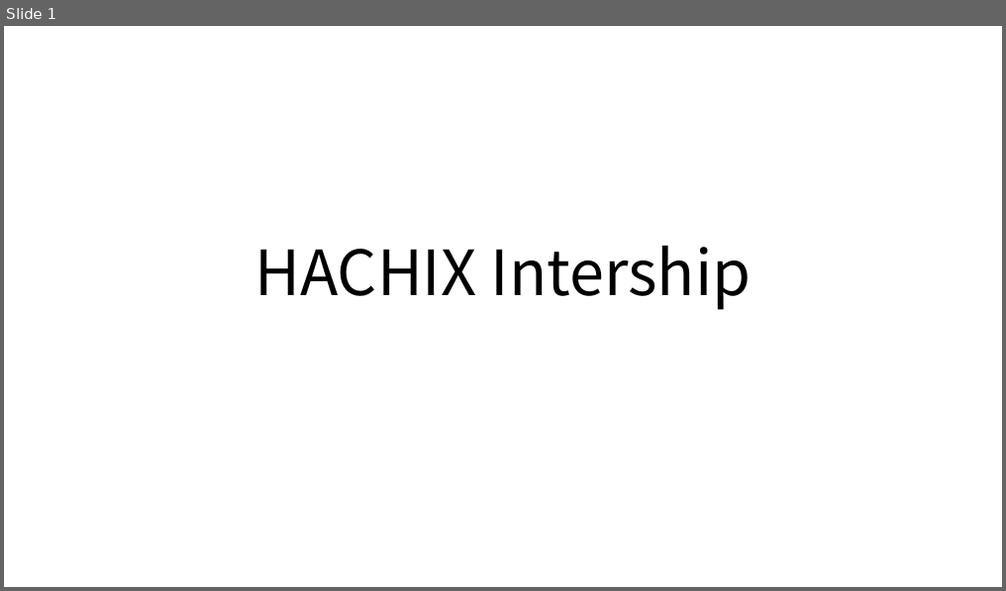
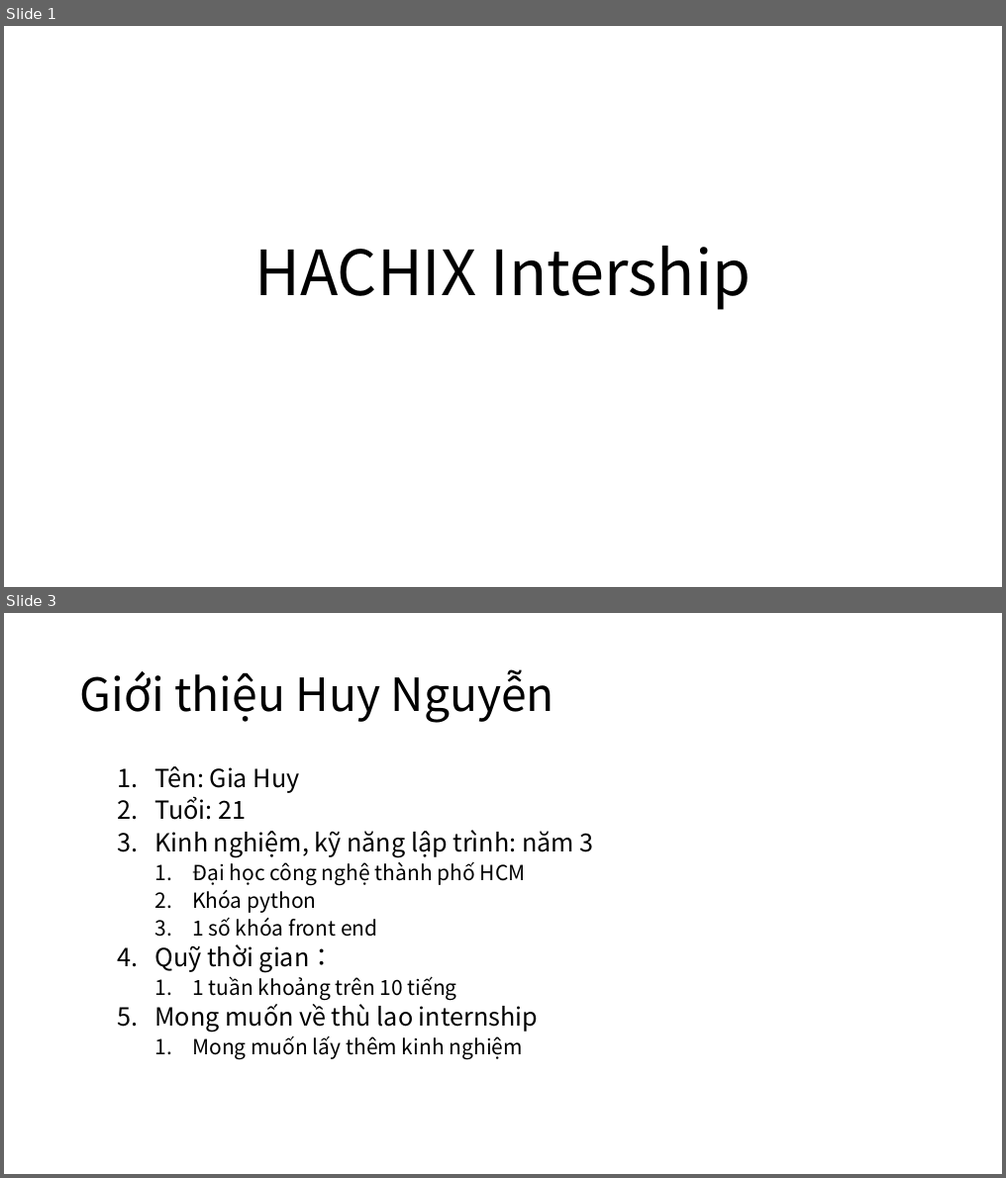
Before and after one commit to makotovnjp/Talent5PythonFlask, a slide deck: doc/Intership.pptx. Shown one above the other, each under a label of ours: slide 1 before the commit, slides 1 and 3 after it; the slides between them are not shown. The pictures are 1006x591 and 1006x1178 pixels, drawn with LibreOffice and Linux fonts; fonts in the diff are those of the drawing. Boxes give left, top, right and bottom in pixels: in the first picture for what was removed or moved away, otherwise in the second. Text is boxed around its words. In the diff, an @@ line names an element or a change of style, - is before the commit and + after.

```diff
--- a/doc/Intership.pptx
+++ b/doc/Intership.pptx
@@ slide 3 added at (4,613,1002,1174), background #FFFFFF @@
@@ title added at (80,669,554,723), 44 pt, text #000000 @@
+Giới thiệu Huy Nguyễn
@@ text added at (154,766,594,1059), 20 pt, text #000000 @@
+  1. Tên: Gia Huy
+  2. Tuổi: 21
+  3. Kinh nghiệm, kỹ năng lập trình: năm 3
+    1. Đại học công nghệ thành phố HCM
+    2. Khóa python
+    3. 1 số khóa front end
+  4. Quỹ thời gian：
+    1. 1 tuần khoảng trên 10 tiếng
+  5. Mong muốn về thù lao internship
+    1. Mong muốn lấy thêm kinh nghiệm
```
Also in this commit, not shown: 2 slides changed, 7 other slides added.
